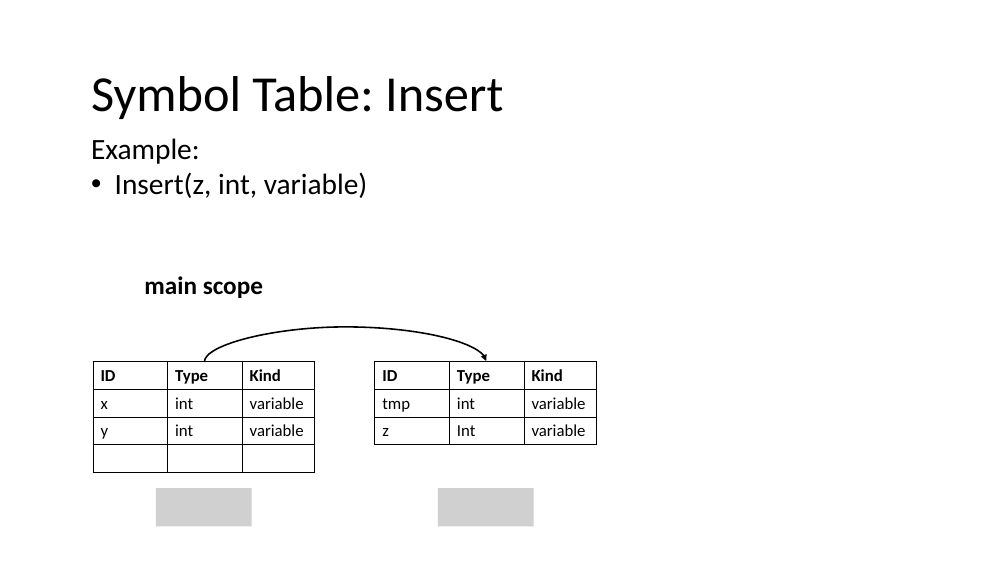
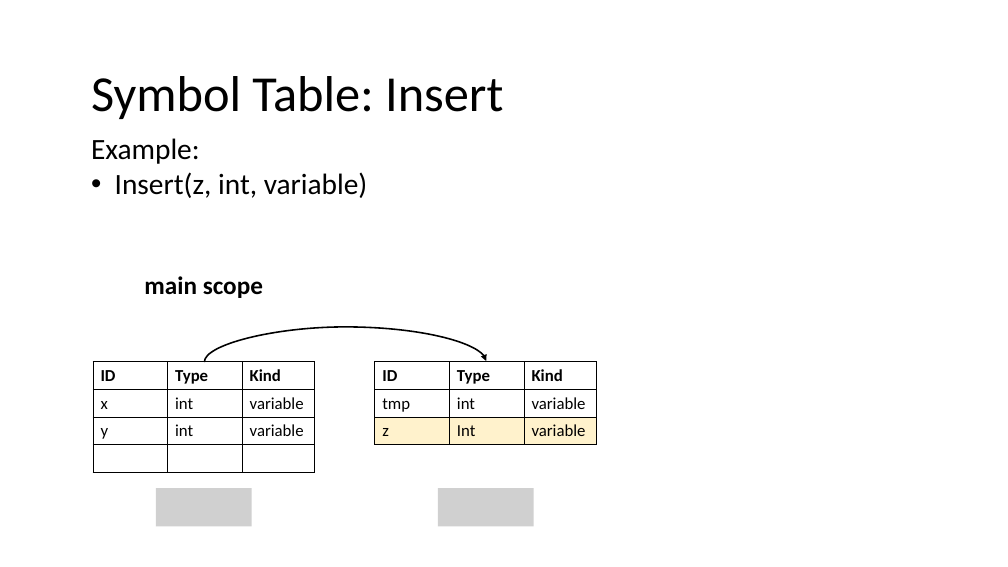
Before and after one commit to nivshani/compilation, a slide deck: slide 9 of slides/semantic.pptx. Drawn at 1008x567 pixels with LibreOffice and Linux fonts; fonts in the diff are those of the drawing; grey boxes stand for pictures. Boxes give left, top, right and bottom in pixels: in the first picture for what was removed or moved away, otherwise in the second. Text is boxed around its words. In the diff, an @@ line names an element or a change of style, - is before the commit and + after.

```diff
--- a/slides/semantic.pptx
+++ b/slides/semantic.pptx
@@ table at (x1=375, y1=361, x2=597, y2=445) @@
@@ fill #FFFFFF to #FFC000 at 20% opacity in row 3 @@
```
Also in this commit, not shown: 2 other slides changed, 1 other file.
